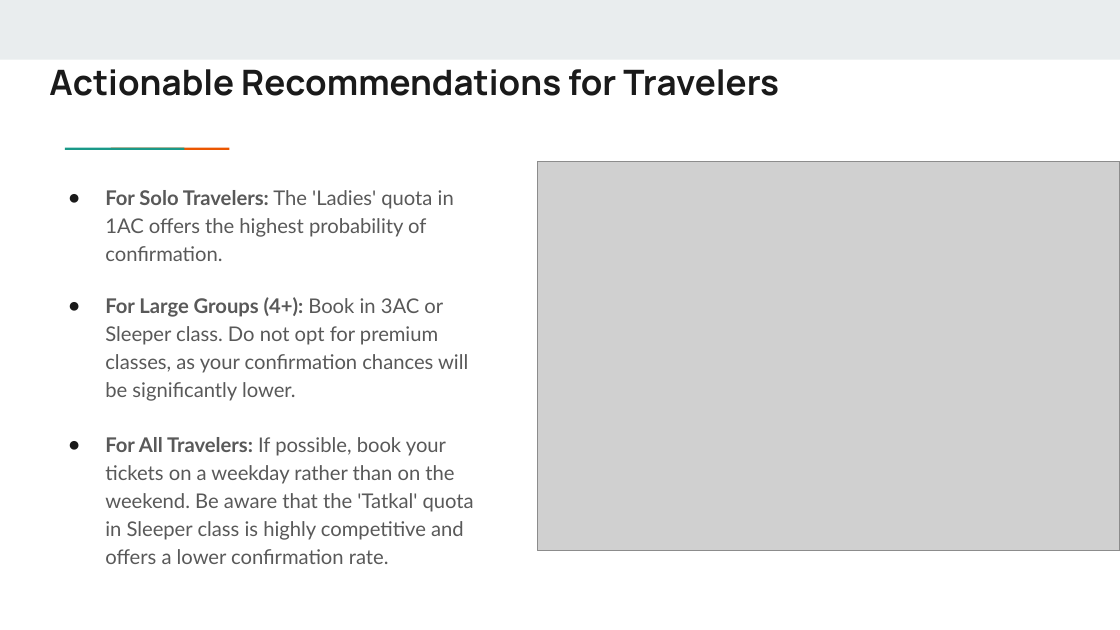
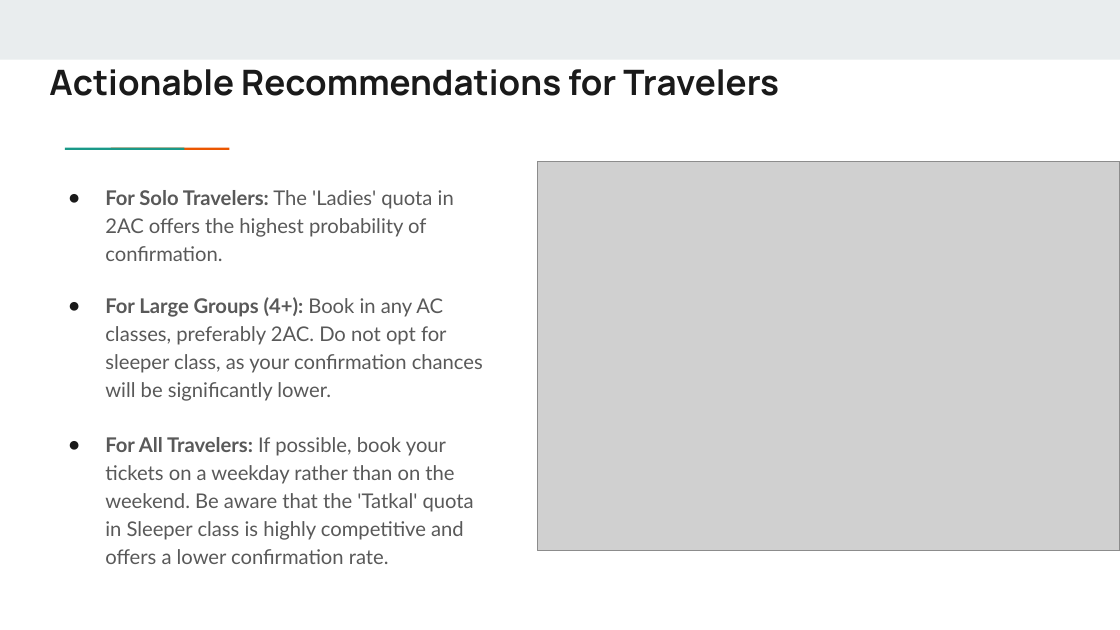
Before and after one commit to Swayam200/Indian-Railways-Analysis, a slide deck: slide 7 of presentation/Unlocking Confirmation Patterns in Indian Railways.pptx. Drawn at 1120x630 pixels with LibreOffice and Linux fonts; fonts in the diff are those of the drawing; grey boxes stand for pictures. Boxes give left, top, right and bottom in pixels: in the first picture for what was removed or moved away, otherwise in the second. Text is boxed around its words. In the diff, an @@ line names an element or a change of style, - is before the commit and + after.

```diff
--- a/presentation/Unlocking Confirmation Patterns in Indian Railways.pptx
+++ b/presentation/Unlocking Confirmation Patterns in Indian Railways.pptx
@@ text at <box>105,190,483,401</box>: text changed @@
-● For Solo Travelers: The 'Ladies' quota in 1AC offers the highest probability of confirmation.
-● For Large Groups (4+): Book in 3AC or Sleeper class. Do not opt for premium classes, as your confirmation chances will be significantly lower.
+● For Solo Travelers: The 'Ladies' quota in 2AC offers the highest probability of confirmation.
+● For Large Groups (4+): Book in any AC classes, preferably 2AC. Do not opt for sleeper class, as your confirmation chances will be significantly lower.
```
Also in this commit, not shown: 1 other slide changed.
